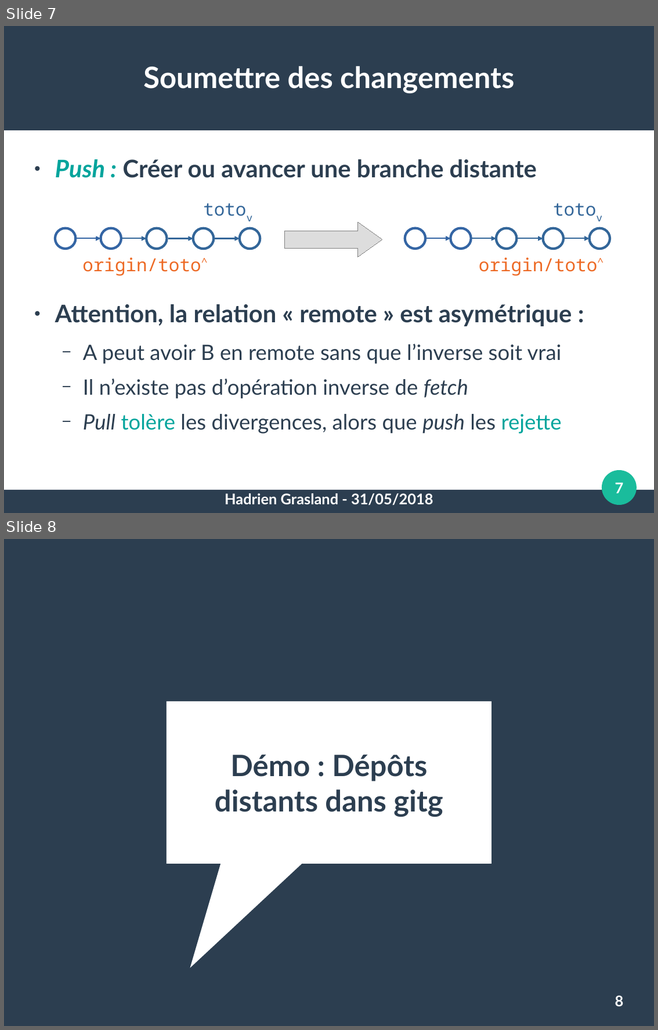
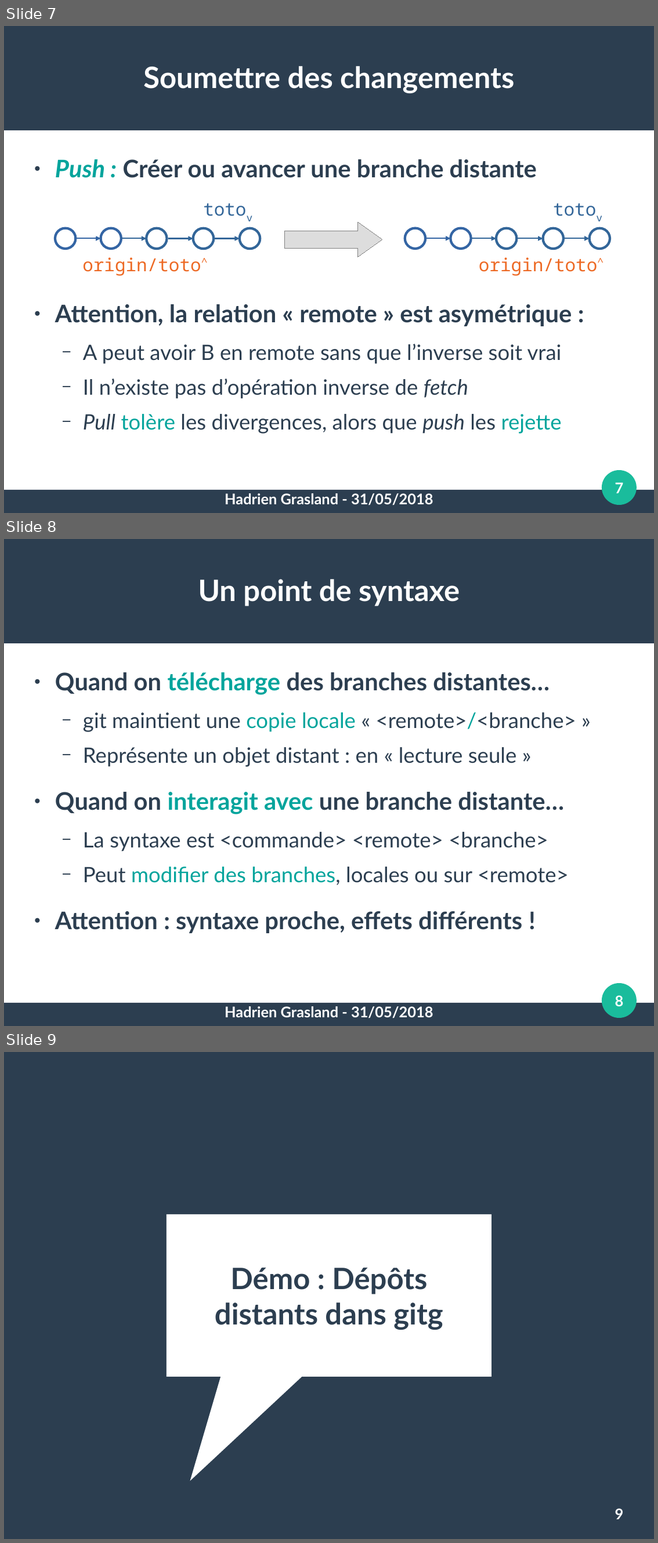
Before and after one commit to pushou/formation-git, a slide deck: 4-Distribution.odp. Shown one above the other, each under a label of ours: slides 7 and 8 before the commit, slides 7, 8 and 9 after it. The pictures are 658x1030 and 658x1543 pixels, drawn with LibreOffice and Linux fonts; fonts in the diff are those of the drawing. Boxes give left, top, right and bottom in pixels: in the first picture for what was removed or moved away, otherwise in the second. Text is boxed around its words. In the diff, an @@ line names an element or a change of style, - is before the commit and + after.

Commit message:
Clarifier <remote> <branch> vs <remote>/<branch>

```diff
--- a/4-Distribution.odp
+++ b/4-Distribution.odp
@@ slide 8 added at (4,539,654,1026), background #FFFFFF; not listed: 3 template elements that a slide beside it also shows @@
@@ title added at (198,579,459,606), 36 pt, text #FFFFFF, bold @@
+Un point de syntaxe
@@ text added at (55,672,576,933), 25.9 pt, text #2C3E50 @@
+● Quand on télécharge des branches distantes…
+  − git maintient une copie locale « <remote>/<branche> »
+  − Représente un objet distant : en « lecture seule »
+● Quand on interagit avec une branche distante…
+  − La syntaxe est <commande> <remote> <branche>
+  − Peut modifier des branches, locales ou sur <remote>
+● Attention : syntaxe proche, effets différents !
@@ text added at (224,1006,433,1019), 18 pt, text #FFFFFF, bold @@
+Hadrien Grasland - 31/05/2018
@@ page number added at (615,995,623,1006), 18 pt, text #FFFFFF, bold @@
+8
@@ what was slide 8 is now slide 9 @@
@@ page number at (615,1508,623,1519): text changed @@
-8
+9
```
Also in this commit, not shown: 1 slide changed, 1 other file.
